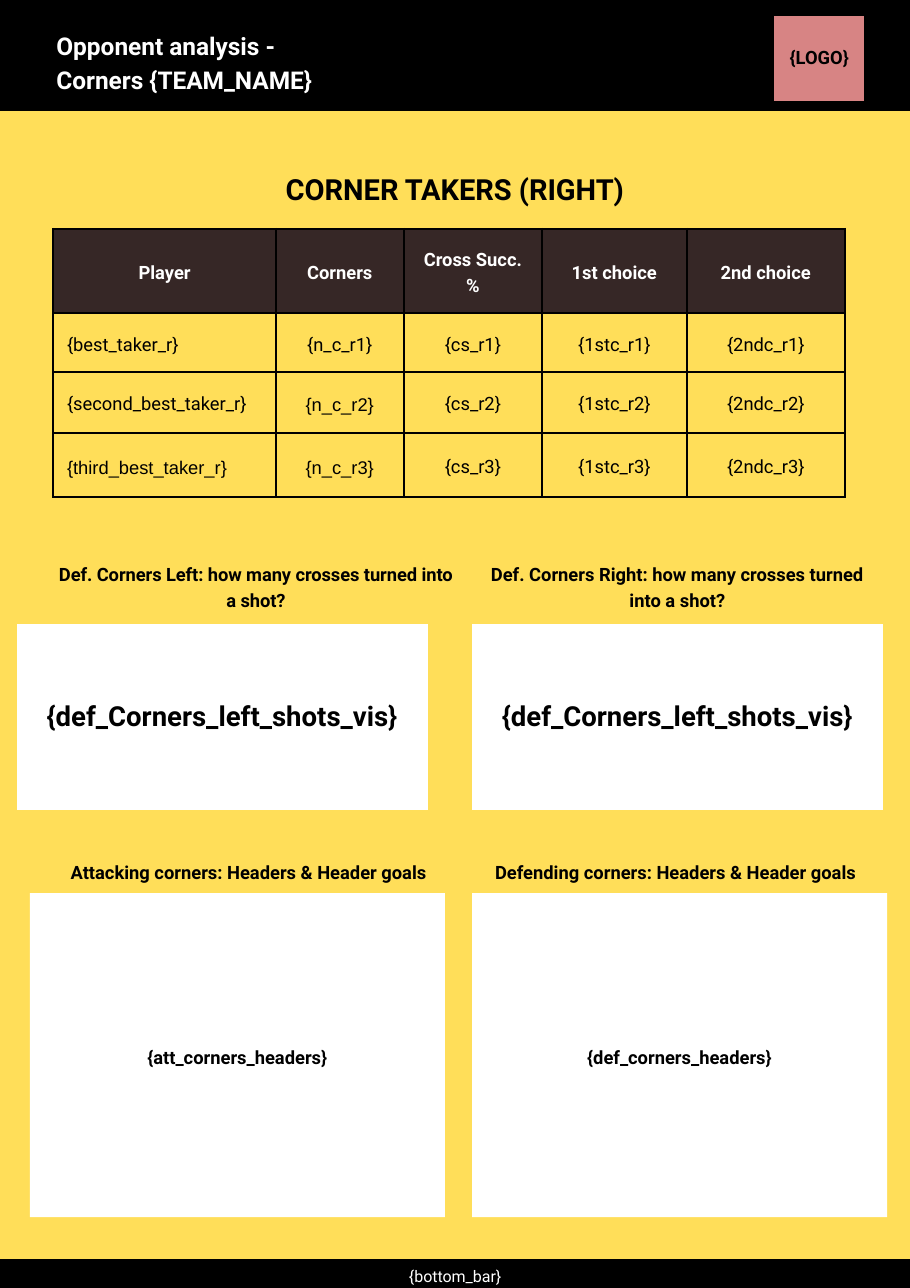
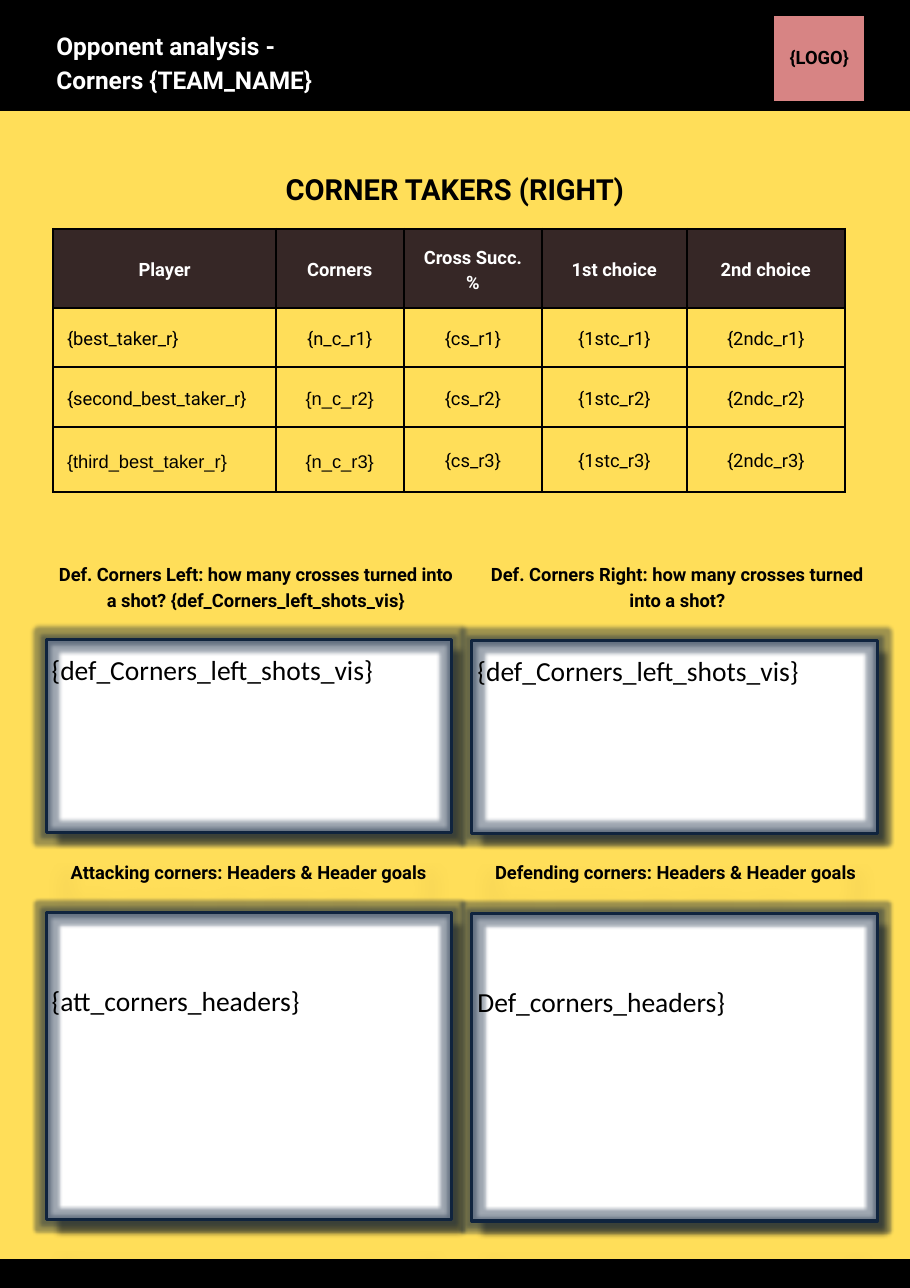
Before and after one commit to RoelandKramer/opp_analysis2, a slide deck: slide 2 of template_opp_analysis.pptx. Drawn at 910x1288 pixels with LibreOffice and Linux fonts; fonts in the diff are those of the drawing. Boxes give left, top, right and bottom in pixels: in the first picture for what was removed or moved away, otherwise in the second. Text is boxed around its words. In the diff, an @@ line names an element or a change of style, - is before the commit and + after.

```diff
--- a/template_opp_analysis.pptx
+++ b/template_opp_analysis.pptx
@@ table resized from (x1=53, y1=229, x2=845, y2=498) to (x1=53, y1=229, x2=845, y2=491) @@
@@ text at (x1=59, y1=567, x2=453, y2=610): text changed @@
-Def. Corners Left: how many crosses turned into a shot?
+Def. Corners Left: how many crosses turned into a shot? {def_Corners_left_shots_vis}
@@ freeform shape removed at (x1=17, y1=624, x2=427, y2=810) @@
-{def_Corners_left_shots_vis}
@@ freeform shape removed at (x1=473, y1=624, x2=884, y2=810) @@
-{def_Corners_left_shots_vis}
@@ rectangle added at (x1=46, y1=640, x2=452, y2=833), outline #0F243E 2 pt, 18 pt, text #000000 @@
+{def_Corners_left_shots_vis}
@@ rectangle added at (x1=47, y1=639, x2=452, y2=832), fill #FFFFFF @@
@@ rectangle added at (x1=473, y1=640, x2=877, y2=833), fill #FFFFFF @@
@@ rectangle added at (x1=473, y1=640, x2=878, y2=833), outline #0F243E 2 pt, 18 pt, text #000000 @@
+{def_Corners_left_shots_vis}
@@ freeform shape removed at (x1=30, y1=900, x2=445, y2=1217) @@
@@ rectangle "{att_corners_headers}" resized from (x1=30, y1=893, x2=445, y2=1217) to (x1=46, y1=913, x2=452, y2=1221) @@
@@ rectangle "{att_corners_headers}" at (x1=46, y1=913, x2=452, y2=1221): size 12 to 18 pt, font Roboto to Calibri, letter outline none to #000000 0.75 pt, bold off; alignment centre to left; line spacing 16.8pt to 1; fill #FFFFFF to none; outline none to #0F243E 2 pt; shadow on @@
@@ rectangle added at (x1=47, y1=912, x2=452, y2=1220), fill #FFFFFF @@
@@ rectangle "Def_corners_headers}" resized from (x1=473, y1=893, x2=888, y2=1217) to (x1=473, y1=914, x2=878, y2=1222) @@
@@ rectangle "Def_corners_headers}" at (x1=473, y1=914, x2=878, y2=1222): fill #FFFFFF to none; outline none to #0F243E 2 pt; shadow on @@
@@ freeform shape removed at (x1=473, y1=900, x2=888, y2=1217) @@
@@ rectangle added at (x1=473, y1=914, x2=877, y2=1222), fill #FFFFFF @@
@@ text in rectangle at (x1=477, y1=989, x2=725, y2=1019): text changed; size 12 to 18 pt; font Roboto to Calibri; bold off @@
-{def_corners_headers}
+Def_corners_headers}
@@ text removed at (x1=409, y1=1269, x2=501, y2=1285) @@
-{bottom_bar}
```
Also in this commit, not shown: 1 other slide changed.
